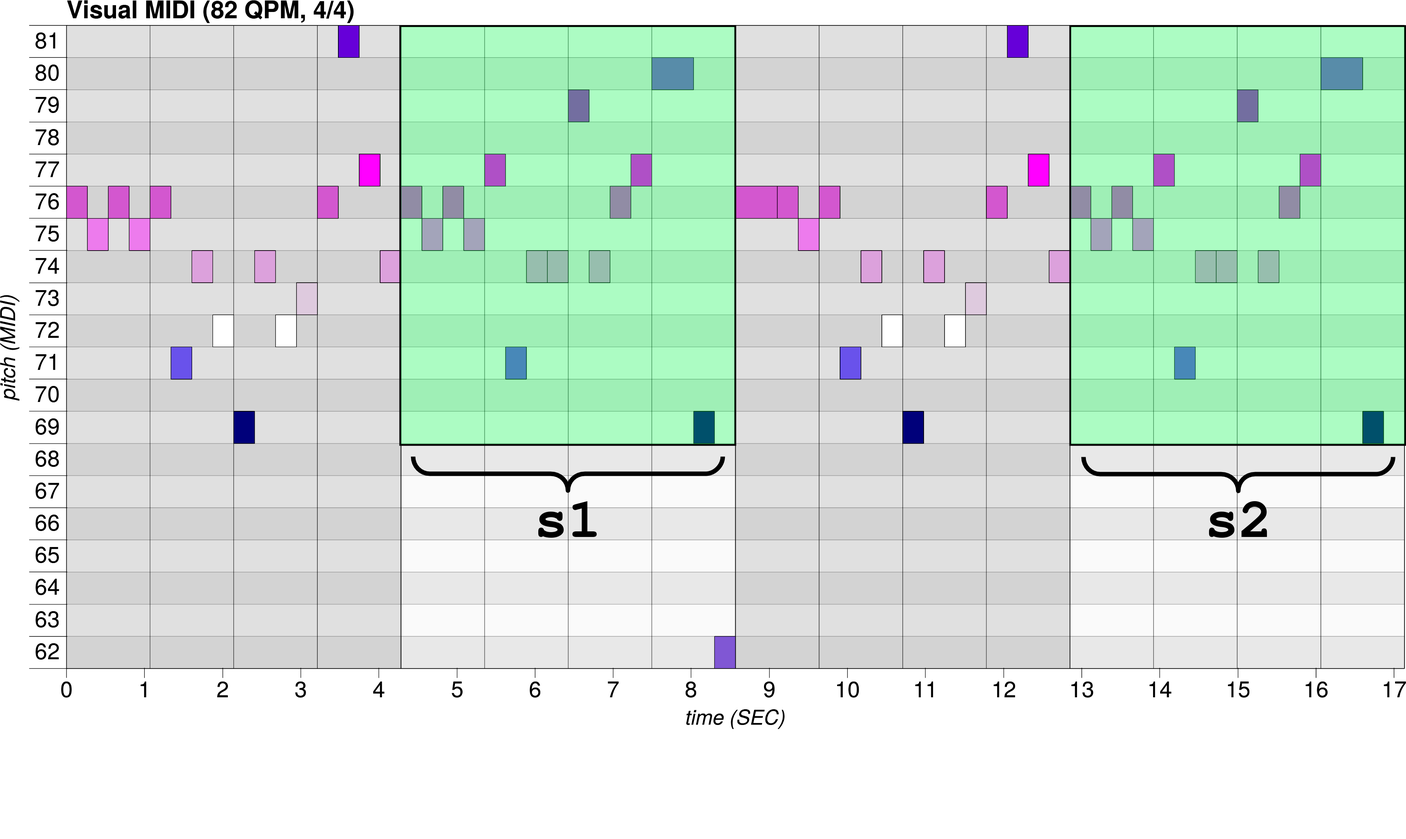
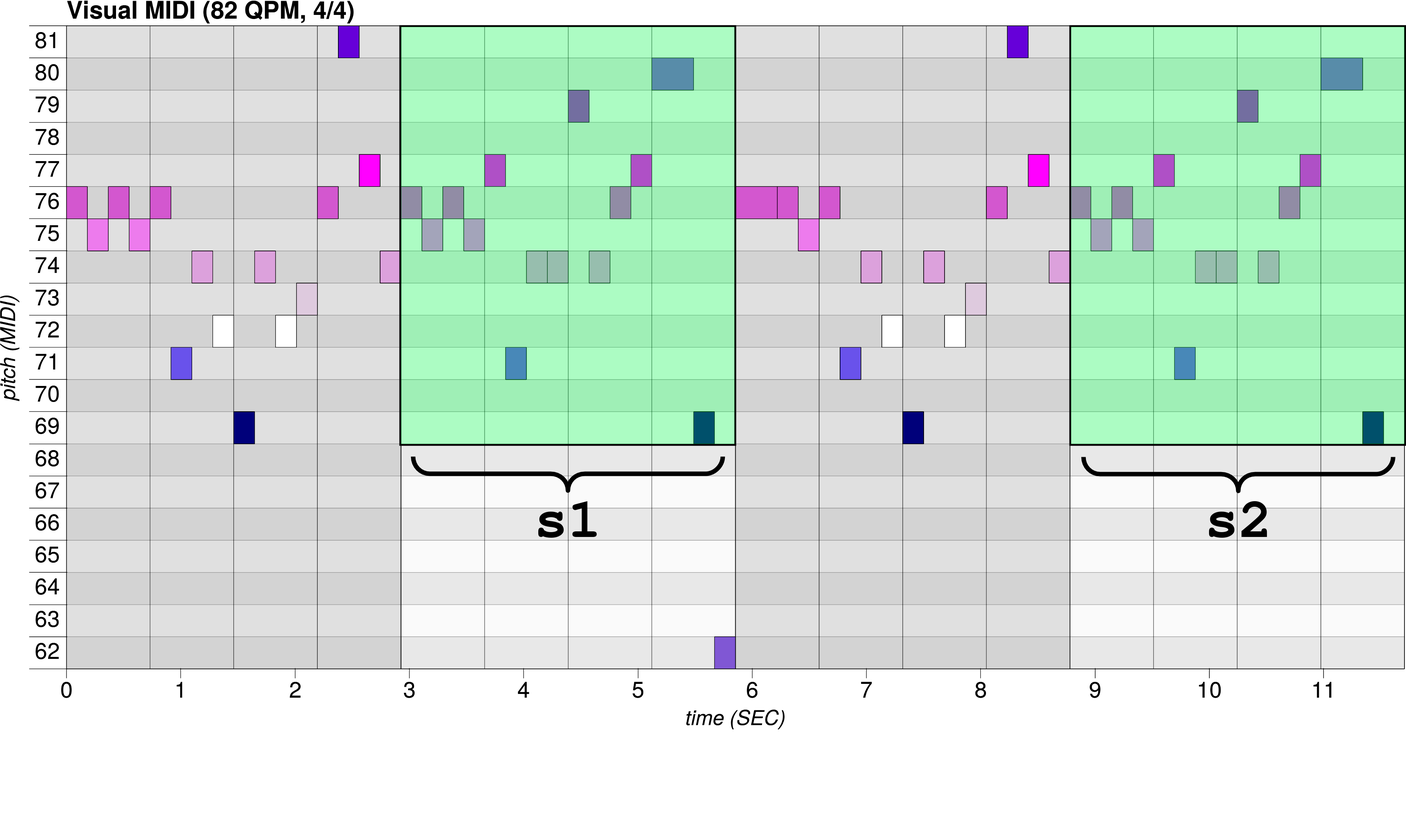
Revision of a layered 1406px x 839px image; what changed, layer by layer:
added layer "Pasted Layer #1" above "melody_rnn_loopback_01.png" over [0, 0, 1406, 730]
